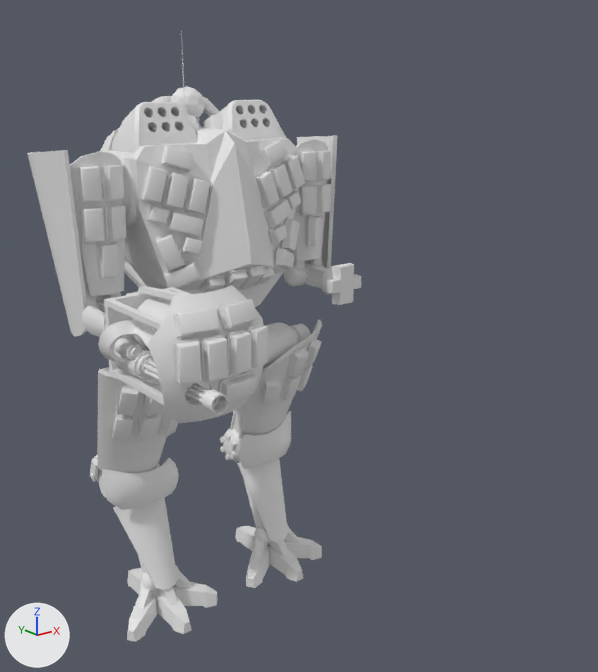
The FBX model Assets/models/Mechas/Mech.fbx as it was, and as the next commit left it.
Rendered twice from a camera (50 mm lens) standing at (-13.6, -20.7, 17.0) and looking at (0.6, -2.9, 9.9). The lights are fixed; the arrows at lower left show +X, +Y and +Z. Vertices at the same position are counted once.
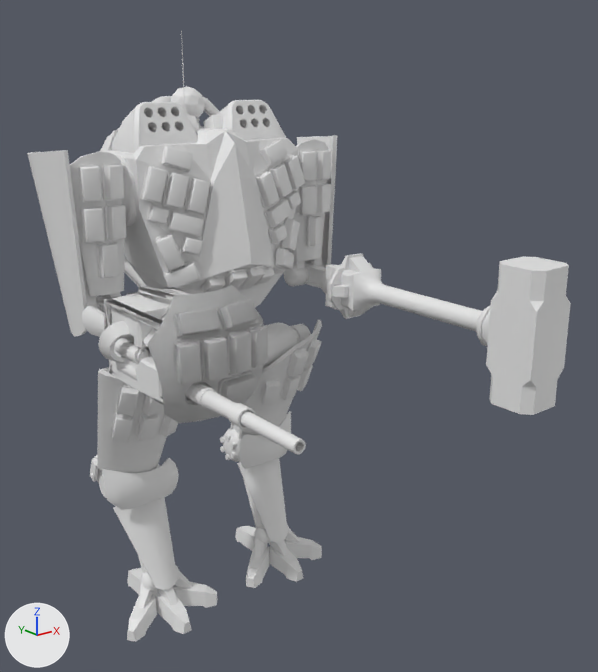
Diff of the bpy script that builds the scene:
```diff
--- a/Assets/models/Mechas/Mech.fbx.py
+++ b/Assets/models/Mechas/Mech.fbx.py
@@ me_mesh @@
 # used by ob_cube_000; location = (0.0, 0.0, 0.0)
-me_mesh.from_pydata(...)  # 1266 vertices, 1166 faces; spans x -5.31..-2.13, y -6.37..-1.15, z 9.29..12.3
+me_mesh.from_pydata(...)  # 1314 vertices, 1194 faces; spans x -5.31..-2.13, y -7.41..-1.15, z 9.29..12.3
+# me_mesh part 1: a new loose piece, a 12-sided cylinder along y spanning x -4.61..-4.14, y -5.93..-5.8, z 9.89..10.36
+# me_mesh part 2: the loose piece of 48 vertices spanning x -4.61..-4.14, y -6.37..-5.99, z 9.89..10.36 is moved by (0.0, -1.03, 0.0)
+# me_mesh part 3: the loose piece of 16 vertices spanning x -4.56..-4.42, y -6.09..-3.21, z 9.99..10.12 is scaled about its middle by (1, 1.25, 1), then moved by (0.0, -0.68, 0.0)
+# me_mesh part 4: the loose piece of 16 vertices spanning x -4.56..-4.42, y -6.09..-3.21, z 10.13..10.26 is scaled about its middle by (1, 1.25, 1), then moved by (0.0, -0.68, 0.0)
+# me_mesh part 5: the loose piece of 16 vertices spanning x -4.44..-4.31, y -6.09..-3.21, z 10.18..10.33 is scaled about its middle by (1, 1.25, 1), then moved by (0.0, -0.68, 0.0)
+# me_mesh part 6: a new loose piece, a 12-sided cylinder along y spanning x -4.82..-4.4, y -3.32..-2.28, z 9.78..10.21
+# me_mesh part 7
+# 96 vertices in x -4.82..-4.0, y -3.26..-2.96, z 9.75..10.68 move by (0.0, -0.32, 0.0)
@@ me_mesh_1 @@
+me_mesh_1.from_pydata(...)  # 360 vertices, 336 faces; spans x -0.99..0.99, y -7.57..0.4, z -1.88..1.88
@@ me_mesh_001_1 @@
+me_mesh_001_1.from_pydata(...)  # 2702 vertices, 2610 faces; spans x -5.31..-2.13, y -9.19..-1.15, z 9.29..12.3
@@ ob_cube_002 @@
+ob_cube_002 = bpy.data.objects.new('Cube.002', me_mesh_1)
+ob_cube_002.location = (3.78, -1.55, 10.64)
@@ ob_cube_001 @@
+ob_cube_001 = bpy.data.objects.new('Cube.001', me_mesh_001_1)
+ob_cube_001.location = (0.0, 0.0, 0.0)
```

Pixel boxes (x1, y1, x2, y2) of what changed, in the pictures (598 x 672 px; the box of a moved part takes in the faces that stretch with it):
'Cube.000', reshaped (7% narrower)
    before: (98, 285, 268, 423)
    after: (98, 296, 256, 429)
'Cube.001', added
    after: (104, 285, 306, 454)
'Cube.002', added
    after: (325, 253, 571, 415)
part 1 of me_mesh, added
    after: (197, 387, 217, 408)
part 2 of me_mesh, moved or reshaped
    before: (202, 390, 229, 414)
    after: (228, 403, 256, 429)
part 3 of me_mesh, moved or reshaped (not visible afterwards)
    before: (144, 369, 202, 403)
part 4 of me_mesh, moved or reshaped (not visible afterwards)
    before: (144, 363, 204, 398)
part 5 of me_mesh, moved or reshaped (not visible afterwards)
    before: (148, 360, 208, 394)
part 6 of me_mesh, added
    after: (116, 362, 137, 380)
part 7 of me_mesh, moved or reshaped
    before: (114, 338, 154, 380)
    after: (114, 338, 152, 368)
